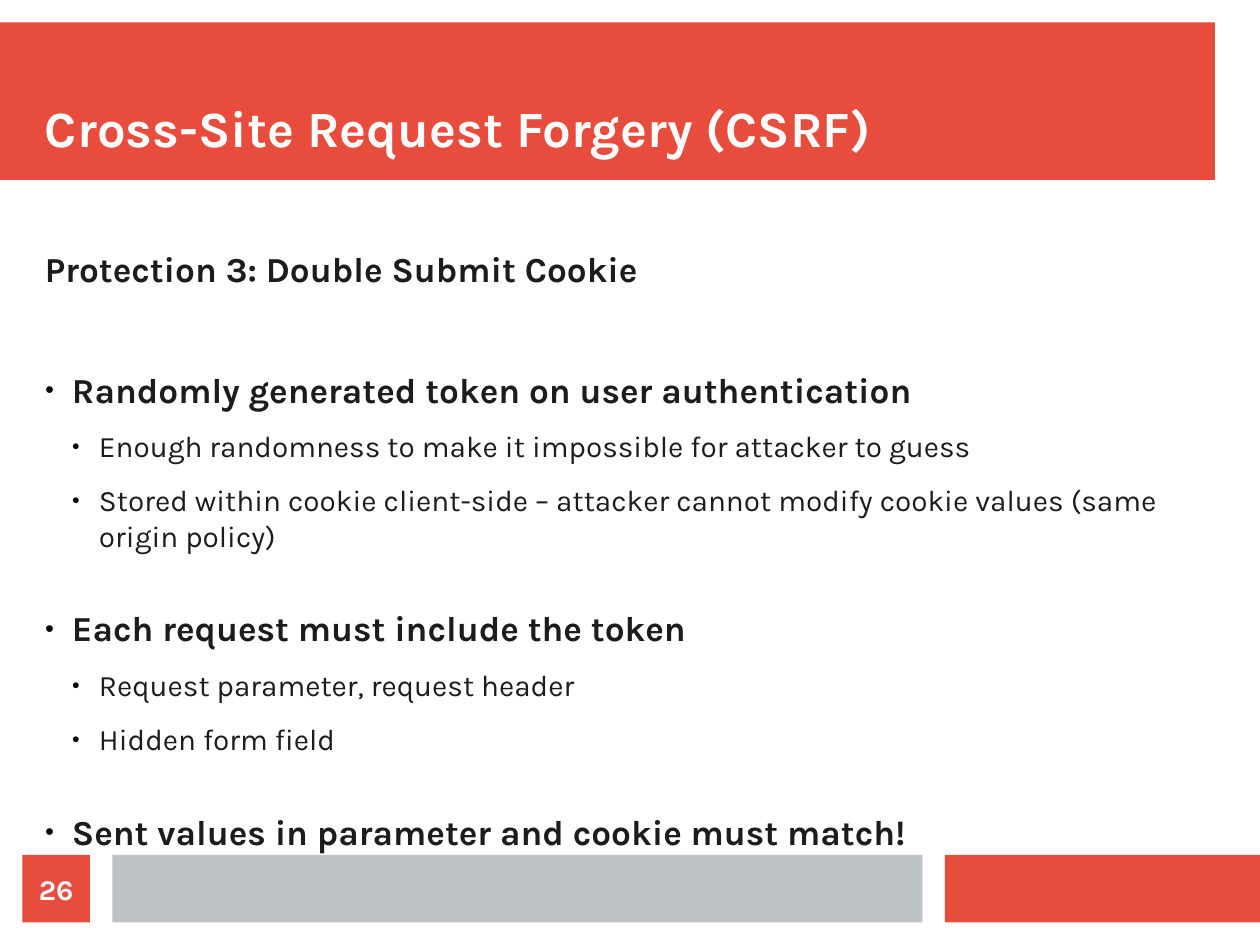
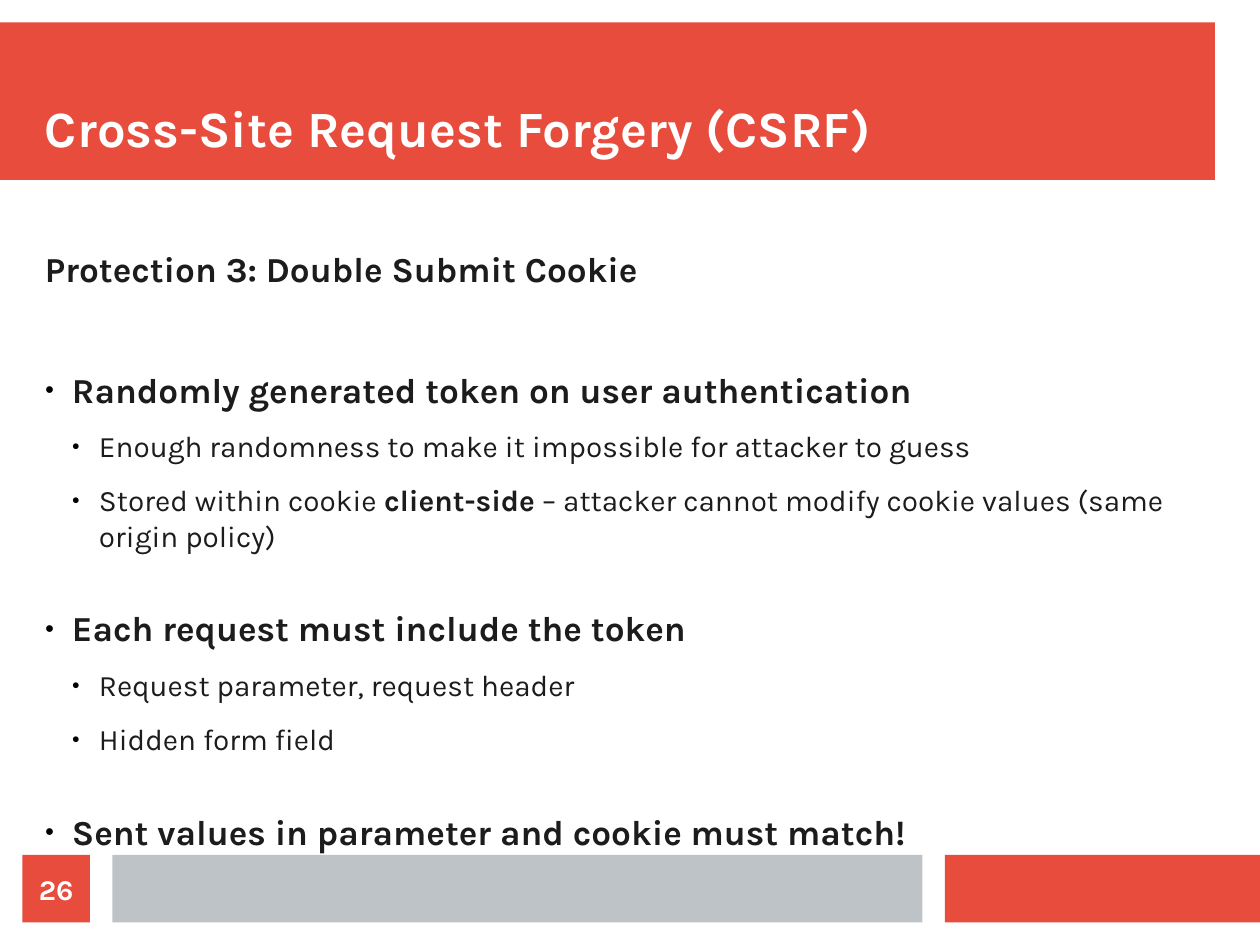
Before and after one commit to maxotta/pia-labs, a slide deck: slide 26 of lectures/security/security.odp. Drawn at 1260x945 pixels with LibreOffice and Linux fonts; fonts in the diff are those of the drawing. Boxes give left, top, right and bottom in pixels: in the first picture for what was removed or moved away, otherwise in the second. Text is boxed around its words. In the diff, an @@ line names an element or a change of style, - is before the commit and + after.

```diff
--- a/lectures/security/security.odp
+++ b/lectures/security/security.odp
@@ text at bbox=[99, 489, 1164, 555]: bold on in "client-side" @@
```
Also in this commit, not shown: 14 other slides changed, 3 slides added, 3 slides removed, 8 other files.
